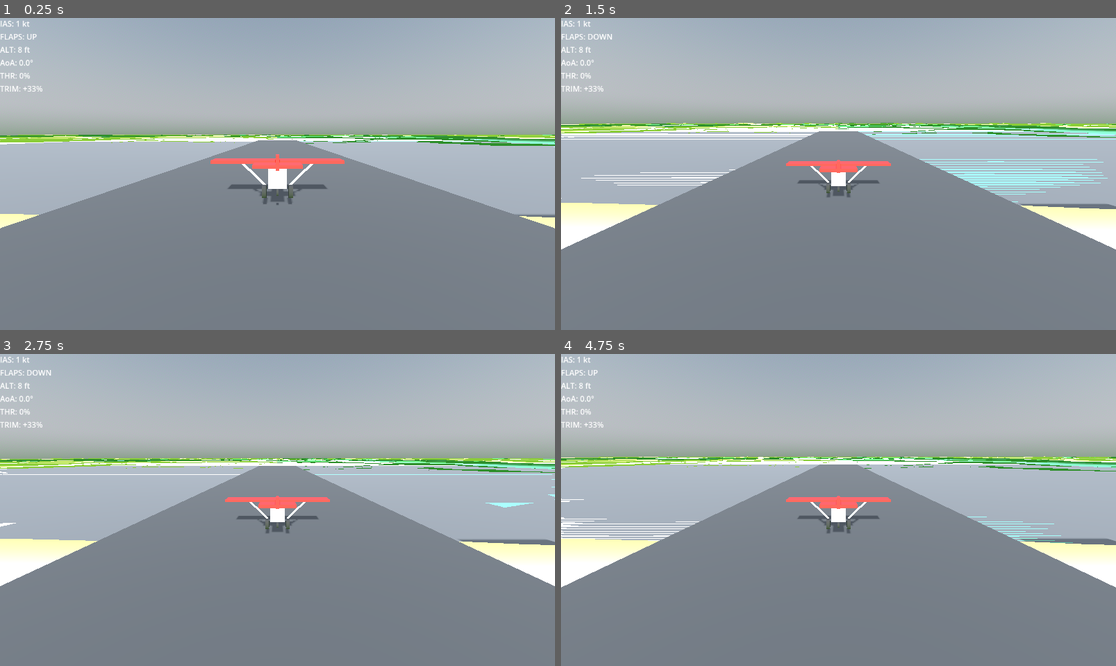
Above: before the commit, frames 1-4 (two rows, left to right).
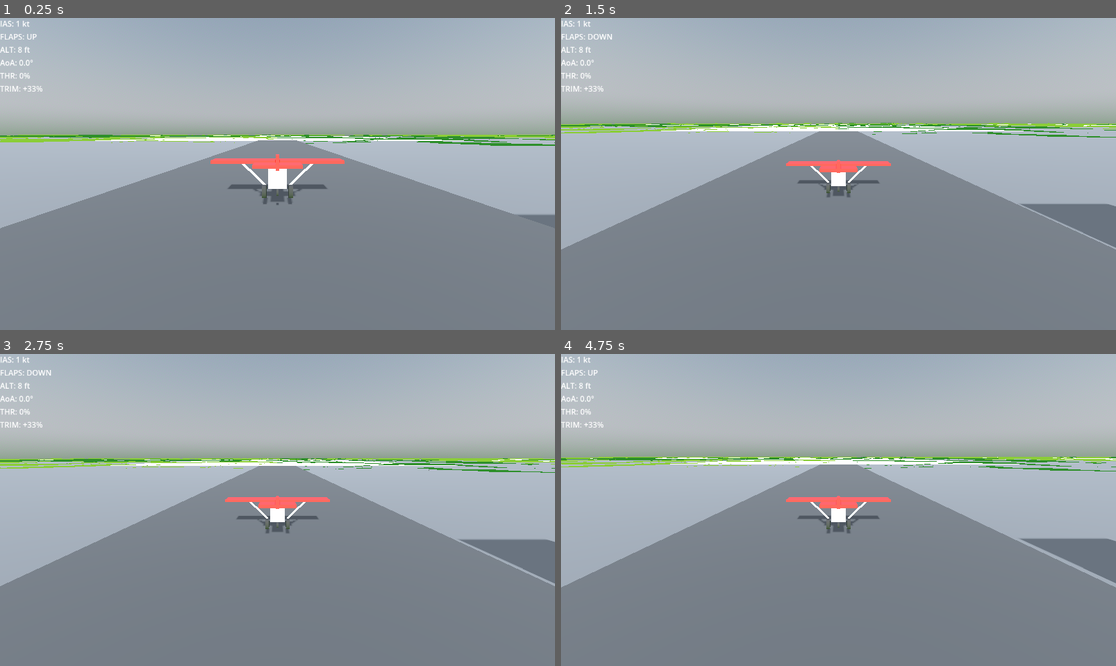
Above: after the commit, the same moments.

Repository: LucasHT22/be-my-copilot
Game: Godot game, scene res://scenes/main.tscn
Two runs of this game, one before a commit and one after it. Both use one fixed random seed, a clock stepped at 60 frames per second and the inputs below.
Inputs:
- Up to frame 1 (0.25 s): no input
- Up to frame 2 (1.5 s): tap Enter (ui_accept) at 0.5, 0.77, 1.07 s; hold Right (ui_right) 0.53-1.28 s; hold Down (ui_down) from 1.28 s (still down)
- Up to frame 3 (2.75 s): tap Enter (ui_accept) at 1.52, 1.82 s; release Down (ui_down) at 2.03 s; hold Right (ui_right) from 2.03 s (still down)
- Up to frame 4 (4.75 s): release Right (ui_right) at 2.78 s; hold Up (ui_up) 2.78-3.53 s; tap Enter (ui_accept) at 3.02, 3.32, 3.77, 4.07, 4.52 s; hold Left (ui_left) from 3.53 s (still down)

The runs differ from the first frame. In frame 1, 0.9% of the frame differs, in the area x 0-100%, y 37-68%; in frame 2, 5.6%, in the area x 0-100%, y 33-75%; in frame 3, 3.6%; in frame 4, 4.0%.

Commit message:
rollback due heavy rendering

Diff:
--- a/scenes/Chunk.gd
+++ b/scenes/Chunk.gd
@@ -194,14 +194,12 @@
 	ground.name = "Ground"
 
 	var mesh_instance := MeshInstance3D.new()
+	var array_mesh := ArrayMesh.new()
 	var surface_tool := SurfaceTool.new()
 
 	surface_tool.begin(Mesh.PRIMITIVE_TRIANGLES)
 
 	var step = SIZE / float(TERRAIN_SUBDIVISIONS)
-	var terrain_bottom = -5.0
-
-	var top_vertices = []
 
 	for iz in range(TERRAIN_SUBDIVISIONS + 1):
 		for ix in range(TERRAIN_SUBDIVISIONS + 1):
@@ -233,126 +231,8 @@
 			surface_tool.add_index(i2)
 			surface_tool.add_index(i3)
 
-	var bottom_start_index = (TERRAIN_SUBDIVISIONS + 1) * (TERRAIN_SUBDIVISIONS + 1)
-	for iz in range(TERRAIN_SUBDIVISIONS + 1):
-		for ix in range(TERRAIN_SUBDIVISIONS + 1):
-			var x = ix * step
-			var z = iz * step
-			var vertex = Vector3(x, terrain_bottom, z)
-			var uv = Vector2(float(ix) / TERRAIN_SUBDIVISIONS, float(iz) / TERRAIN_SUBDIVISIONS)
-
-			surface_tool.set_uv(uv)
-			surface_tool.add_vertex(vertex)
-
-	for iz in range(TERRAIN_SUBDIVISIONS):
-		for ix in range(TERRAIN_SUBDIVISIONS):
-			var i0 = bottom_start_index + iz * (TERRAIN_SUBDIVISIONS + 1) + ix
-			var i1 = i0 + 1
-			var i2 = i0 + (TERRAIN_SUBDIVISIONS + 1)
-			var i3 = i2 + 1
-
-			surface_tool.add_index(i0)
-			surface_tool.add_index(i1)
-			surface_tool.add_index(i2)
-
-			surface_tool.add_index(i1)
-			surface_tool.add_index(i3)
-			surface_tool.add_index(i2)
-
-	var side_start_index = bottom_start_index + (TERRAIN_SUBDIVISIONS + 1) * (TERRAIN_SUBDIVISIONS + 1)
-
-	for ix in range(TERRAIN_SUBDIVISIONS + 1):
-		var x = ix * step
-		var wx = chunk_coord.x * SIZE + x
-		var wz = chunk_coord.y * SIZE + 0
-		var h = get_height_at(wx, wz)
-
-		surface_tool.set_uv(Vector2(float(ix) / TERRAIN_SUBDIVISIONS, 0))
-		surface_tool.add_vertex(Vector3(x, h, 0))
-		surface_tool.set_uv(Vector2(float(ix) / TERRAIN_SUBDIVISIONS, 1))
-		surface_tool.add_vertex(Vector3(x, terrain_bottom, 0))
-
-	for ix in range(TERRAIN_SUBDIVISIONS):
-		var base = side_start_index + ix * 2
-		surface_tool.add_index(base)
-		surface_tool.add_index(base + 2)
-		surface_tool.add_index(base + 1)
-
-		surface_tool.add_index(base + 1)
-		surface_tool.add_index(base + 2)
-		surface_tool.add_index(base + 3)
-
-	side_start_index += (TERRAIN_SUBDIVISIONS + 1) * 2
-
-	for ix in range(TERRAIN_SUBDIVISIONS + 1):
-		var x = ix * step
-		var wx = chunk_coord.x * SIZE + x
-		var wz = chunk_coord.y * SIZE + SIZE
-		var h = get_height_at(wx, wz)
-
-		surface_tool.set_uv(Vector2(float(ix) / TERRAIN_SUBDIVISIONS, 0))
-		surface_tool.add_vertex(Vector3(x, h, SIZE))
-		surface_tool.set_uv(Vector2(float(ix) / TERRAIN_SUBDIVISIONS, 1))
-		surface_tool.add_vertex(Vector3(x, terrain_bottom, SIZE))
-
-	for ix in range(TERRAIN_SUBDIVISIONS):
-		var base = side_start_index + ix * 2
-		surface_tool.add_index(base)
-		surface_tool.add_index(base + 1)
-		surface_tool.add_index(base + 2)
-
-		surface_tool.add_index(base + 1)
-		surface_tool.add_index(base + 3)
-		surface_tool.add_index(base + 2)
-
-	side_start_index += (TERRAIN_SUBDIVISIONS + 1) * 2
-
-	for iz in range(TERRAIN_SUBDIVISIONS + 1):
-		var z = iz * step
-		var wx = chunk_coord.x * SIZE + 0
-		var wz = chunk_coord.y * SIZE + z
-		var h = get_height_at(wx, wz)
-
-		surface_tool.set_uv(Vector2(float(iz) / TERRAIN_SUBDIVISIONS, 0))
-		surface_tool.add_vertex(Vector3(0, h, z))
-		surface_tool.set_uv(Vector2(float(iz) / TERRAIN_SUBDIVISIONS, 1))
-		surface_tool.add_vertex(Vector3(0, terrain_bottom, z))
-
-	for iz in range(TERRAIN_SUBDIVISIONS):
-		var base = side_start_index + iz * 2
-		surface_tool.add_index(base)
-		surface_tool.add_index(base + 1)
-		surface_tool.add_index(base + 2)
-
-		surface_tool.add_index(base + 1)
-		surface_tool.add_index(base + 3)
-		surface_tool.add_index(base + 2)
-
-	side_start_index += (TERRAIN_SUBDIVISIONS + 1) * 2
-
-	for iz in range(TERRAIN_SUBDIVISIONS + 1):
-		var z = iz * step
-		var wx = chunk_coord.x * SIZE + SIZE
-		var wz = chunk_coord.y * SIZE + z
-		var h = get_height_at(wx, wz)
-
-		surface_tool.set_uv(Vector2(float(iz) / TERRAIN_SUBDIVISIONS, 0))
-		surface_tool.add_vertex(Vector3(SIZE, h, z))
-		surface_tool.set_uv(Vector2(float(iz) / TERRAIN_SUBDIVISIONS, 1))
-		surface_tool.add_vertex(Vector3(SIZE, terrain_bottom, z))
-
-	for iz in range(TERRAIN_SUBDIVISIONS):
-		var base = side_start_index + iz * 2
-		surface_tool.add_index(base)
-		surface_tool.add_index(base + 2)
-		surface_tool.add_index(base + 1)
-
-		surface_tool.add_index(base + 1)
-		surface_tool.add_index(base + 2)
-		surface_tool.add_index(base + 3)
-
 	surface_tool.generate_normals()
-	var array_mesh = surface_tool.commit()
+	array_mesh = surface_tool.commit()
 	mesh_instance.mesh = array_mesh
 
 	var mat := StandardMaterial3D.new()
